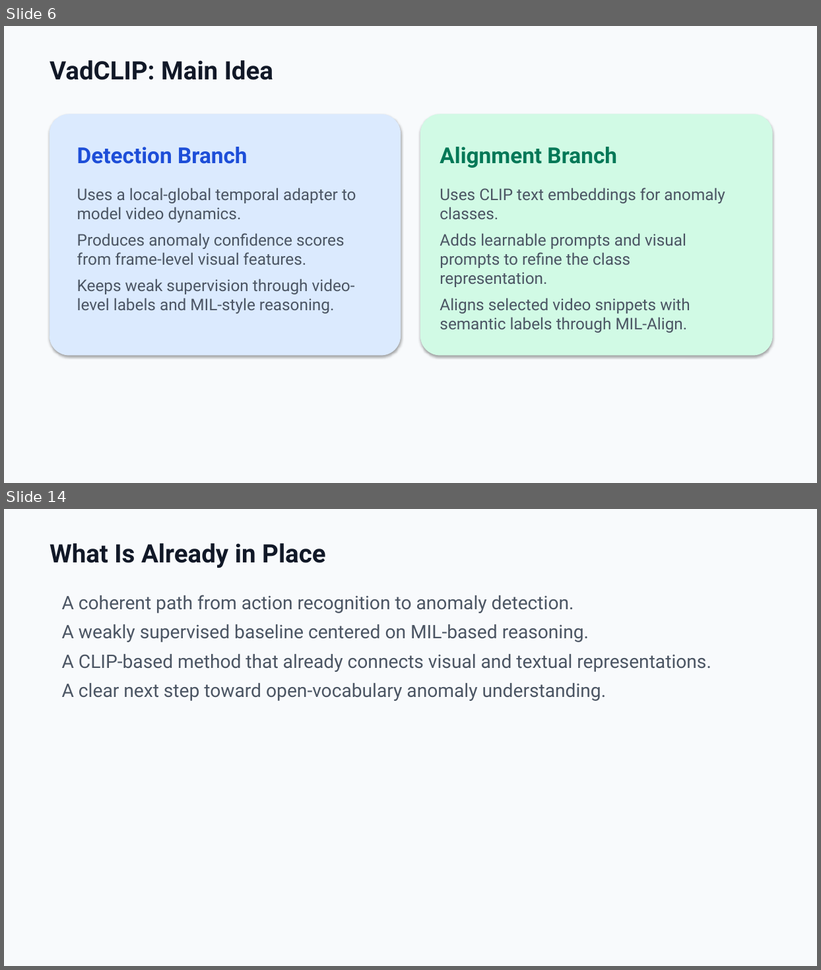
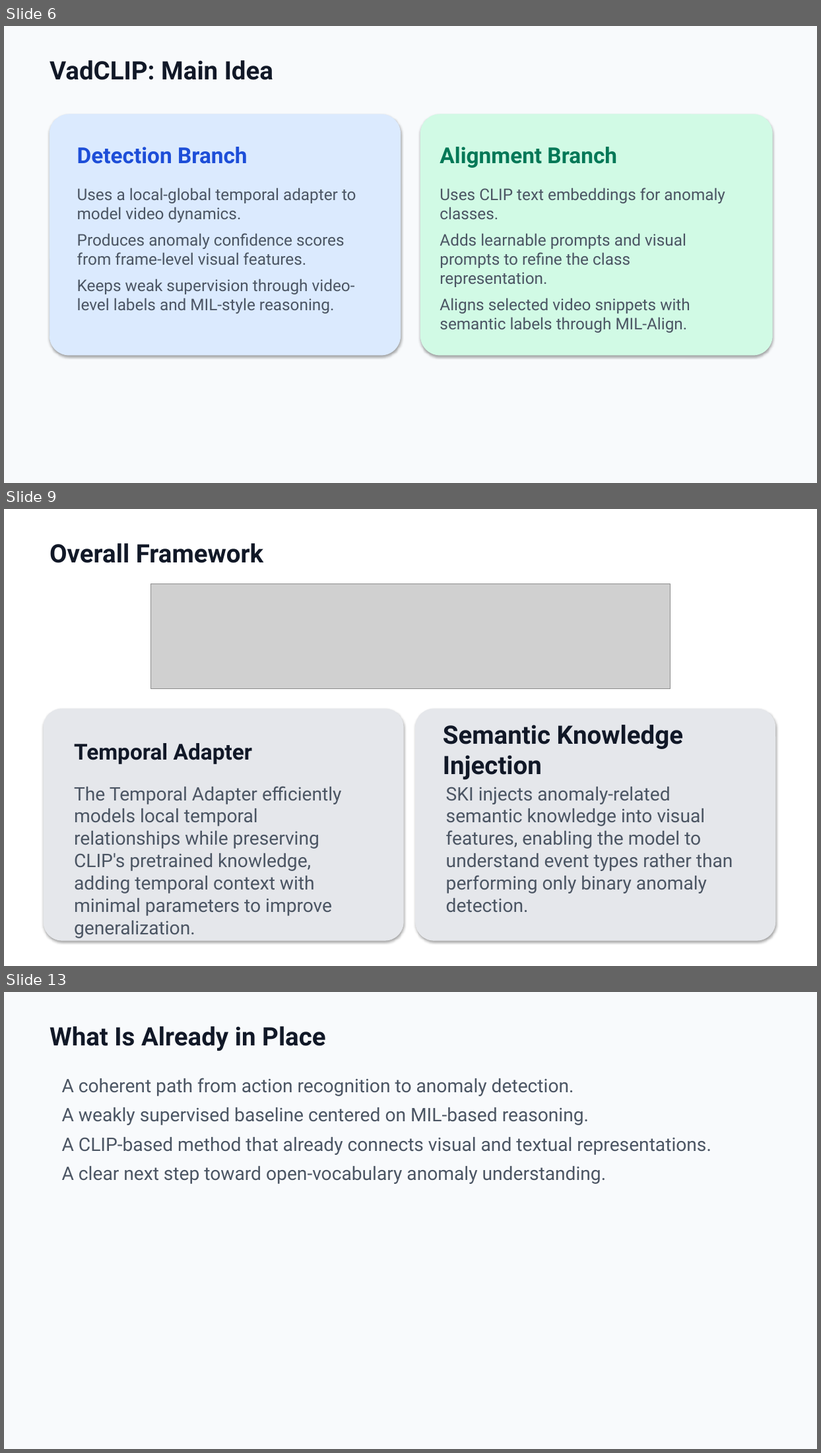
Before and after one commit to zeroxred/research, a slide deck: presentations/04_weekly_summary_open_vocabulary_vad_en.pptx. Shown one above the other, each under a label of ours: slides 6 and 14 before the commit, slides 6, 9 and 13 after it; the slides between them are not shown. The pictures are 821x970 and 821x1453 pixels, drawn with LibreOffice and Linux fonts; fonts in the diff are those of the drawing; grey boxes stand for pictures. Boxes give left, top, right and bottom in pixels: in the first picture for what was removed or moved away, otherwise in the second. Text is boxed around its words. In the diff, an @@ line names an element or a change of style, - is before the commit and + after.

```diff
--- a/presentations/04_weekly_summary_open_vocabulary_vad_en.pptx
+++ b/presentations/04_weekly_summary_open_vocabulary_vad_en.pptx
@@ slide 9 added at bbox=[4, 509, 817, 966], background #FFFFFF @@
@@ text added at bbox=[50, 543, 263, 563], 30 pt, text #111827, bold @@
+Overall Framework
@@ picture added at bbox=[151, 584, 670, 689] @@
@@ rounded rectangle added at bbox=[44, 709, 403, 941], fill #E5E7EB, outline #E5E7EB 0.75 pt @@
@@ rounded rectangle added at bbox=[416, 709, 776, 941], fill #E5E7EB, outline #E5E7EB 0.75 pt @@
@@ text added at bbox=[443, 725, 683, 780], 30 pt, text #111827, bold @@
+Semantic Knowledge Injection
@@ text added at bbox=[74, 743, 252, 764], 26 pt, text #111827, bold @@
+Temporal Adapter
@@ text added at bbox=[74, 786, 342, 916], 22 pt, text #4B5563 @@
+The Temporal Adapter efficiently models local temporal relationships while preserving CLIP's pretrained knowledge, adding temporal context with minimal parameters to improve generalization.
@@ text added at bbox=[446, 787, 733, 912], 22 pt, text #4B5563 @@
+SKI injects anomaly-related semantic knowledge into visual features, enabling the model to understand event types rather than performing only binary anomaly detection.
@@ what was slide 14 is now slide 13 @@
```
Also in this commit, not shown: 6 slides changed, 2 slides removed.
